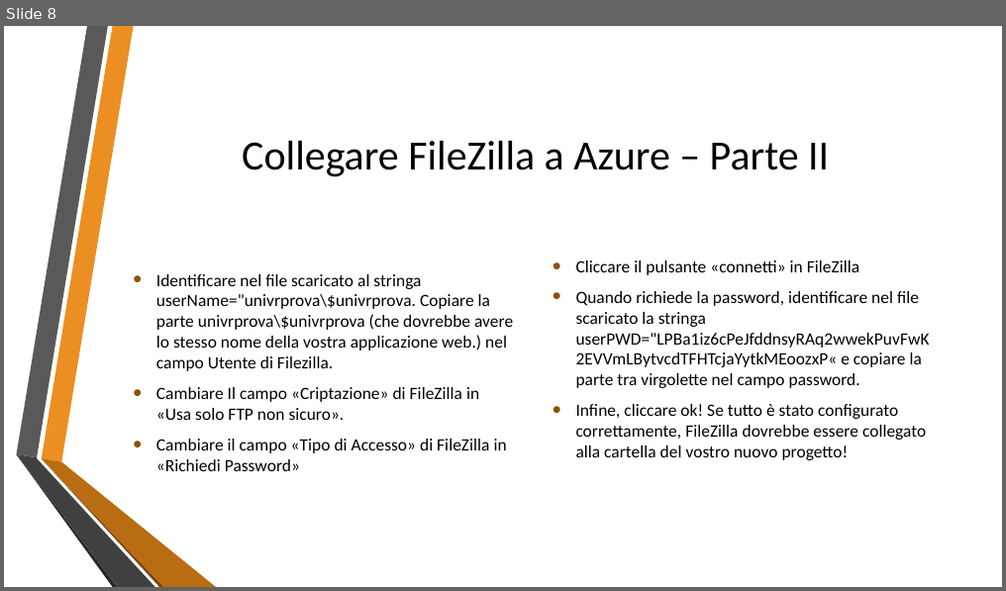
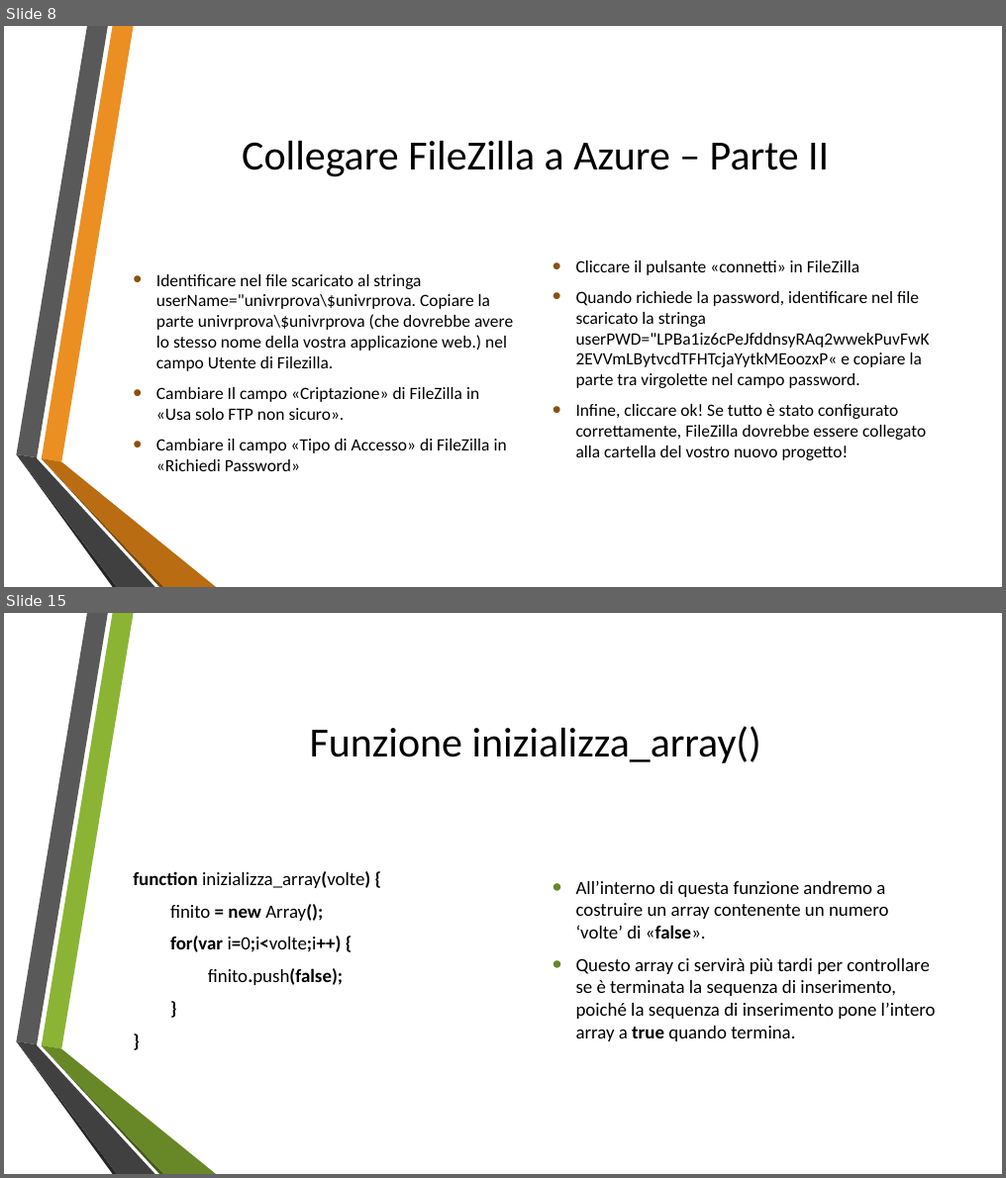
Before and after one commit to lpleo/galileiWebApp, a slide deck: Slide/Presentazione_Evento.pptx. Shown one above the other, each under a label of ours: slide 8 before the commit, slides 8 and 15 after it; the slides between them are not shown. The pictures are 1006x591 and 1006x1178 pixels, drawn with LibreOffice and Linux fonts; fonts in the diff are those of the drawing; background and template pictures are left out. Boxes give left, top, right and bottom in pixels: in the first picture for what was removed or moved away, otherwise in the second. Text is boxed around its words. In the diff, an @@ line names an element or a change of style, - is before the commit and + after.

```diff
--- a/Slide/Presentazione_Evento.pptx
+++ b/Slide/Presentazione_Evento.pptx
@@ slide 15 added at (4, 613, 1002, 1174), background picture (left out); not listed: 3 template elements that a slide beside it also shows @@
@@ freeform shape added at (42, 613, 134, 1050), fill #8BB434 @@
@@ title added at (310, 726, 761, 763), 40 pt, text #000000 @@
+Funzione inizializza_array()
@@ text added at (133, 871, 370, 985), 18 pt, text #000000 @@
+function inizializza_array(volte) {
+finito = new Array();
+for(var i=0;i<volte;i++) {
+finito.push(false);
+}
+}
@@ text added at (576, 881, 936, 1042), 18 pt, text #000000 @@
+• All’interno di questa funzione andremo a costruire un array contenente un numero ‘volte’ di «false».
+• Questo array ci servirà più tardi per controllare se è terminata la sequenza di inserimento, poiché la sequenza di inserimento pone l’intero array a true quando termina.
@@ freeform shape added at (42, 1047, 164, 1174), fill #465A1A @@
@@ freeform shape added at (42, 1046, 216, 1174), fill #688727 @@
```
Also in this commit, not shown: 2 slides changed, 13 other slides added.
